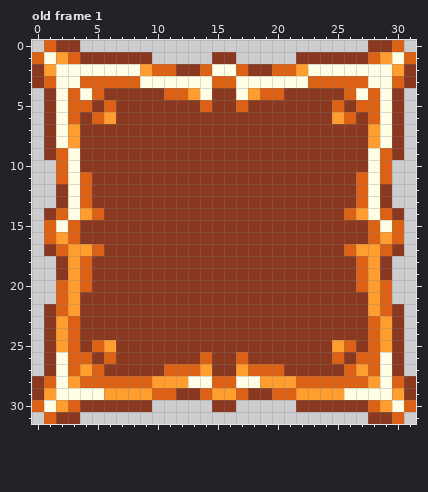
Edited in one commit: pixel-art file (GraphicAsset/Sprites/FPS_GUI/Button_Special.aseprite). That is the earlier state.
32x32 pixels, 1 frame. Shown: old frame 1. The commit also changed other frames, which this record leaves out.
Once edited:
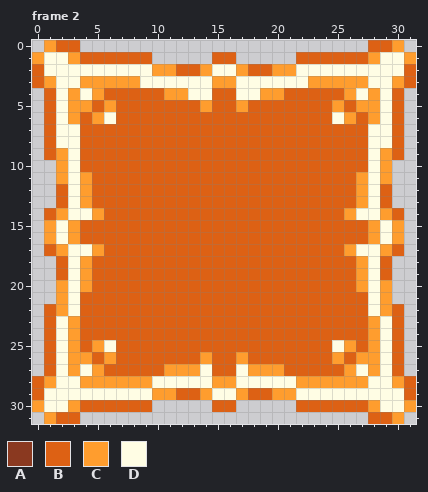
Palette (. is transparent): A #8a3920  B #dd6114  C #ff9d2e  D #fffde4
A new or re-ordered frame is compared with the old frame closest to it.
Edits made:
frames 1 -> 3
Changed rows in their new state; - is an unchanged pixel.
Frame 2 is new; against old frame 1:
first column x 0:
 0 -CBB------------------------BBC-
 1 C-DCBBBBBB-----BB-----BBBBBBCD-C
 2 BD-------DCCBBC--CBBCCD-------DB
 3 BC--CCCCC------CC------CCCCC--CB
 4 -B-C-CBBBBBCCD-BB-DCCBBBBBC-C-B-
 5 -B-CCBCBBBBBBBCBBCBBBBBBBCBCC-B-
 6 -B-CBCDBBBBBBBBBBBBBBBBBBDCBC-B-
 7 -B-DBBBBBBBBBBBBBBBBBBBBBBBBD-B-
 8 -B-DBBBBBBBBBBBBBBBBBBBBBBBBD-B-
 9 -BC-BBBBBBBBBBBBBBBBBBBBBBBB-CB-
10 --C-BBBBBBBBBBBBBBBBBBBBBBBB-C--
11 --C-CBBBBBBBBBBBBBBBBBBBBBBC-C--
12 --B-CBBBBBBBBBBBBBBBBBBBBBBC-B--
13 --B-CBBBBBBBBBBBBBBBBBBBBBBC-B--
14 -BC-DCBBBBBBBBBBBBBBBBBBBBCD-CB-
15 -C-CBBBBBBBBBBBBBBBBBBBBBBBBC-C-
16 -CDCBBBBBBBBBBBBBBBBBBBBBBBBCDC-
17 -BCDDCBBBBBBBBBBBBBBBBBBBBCDDCB-
18 --BDCBBBBBBBBBBBBBBBBBBBBBBCDB--
19 --BDCBBBBBBBBBBBBBBBBBBBBBBCDB--
20 --CDCBBBBBBBBBBBBBBBBBBBBBBCDC--
21 --CDBBBBBBBBBBBBBBBBBBBBBBBBDC--
22 -BCDBBBBBBBBBBBBBBBBBBBBBBBBDCB-
23 -BDCBBBBBBBBBBBBBBBBBBBBBBBBCDB-
24 -BDCBBBBBBBBBBBBBBBBBBBBBBBBCDB-
25 -BDCBCDBBBBBBBBBBBBBBBBBBDCBCDB-
26 -B-CCBCBBBBBBBCBBCBBBBBBBCBCC-B-
27 -B-CDCBBBBBCCCDBBDCCCBBBBBCDC-B-
28 BC-DCCCCCCDDD--CC--DDDCCCCCCD-CB
29 BD----DDDDCCBBCDDCBBCCDDDD----DB
30 C-DCBBBBBB-----BB-----BBBBBBCD-C
31 -CBB------------------------BBC-
Pixel boxes of the changes (left, top, right, bottom) in both pictures:
changed: (32, 40, 416, 424)
